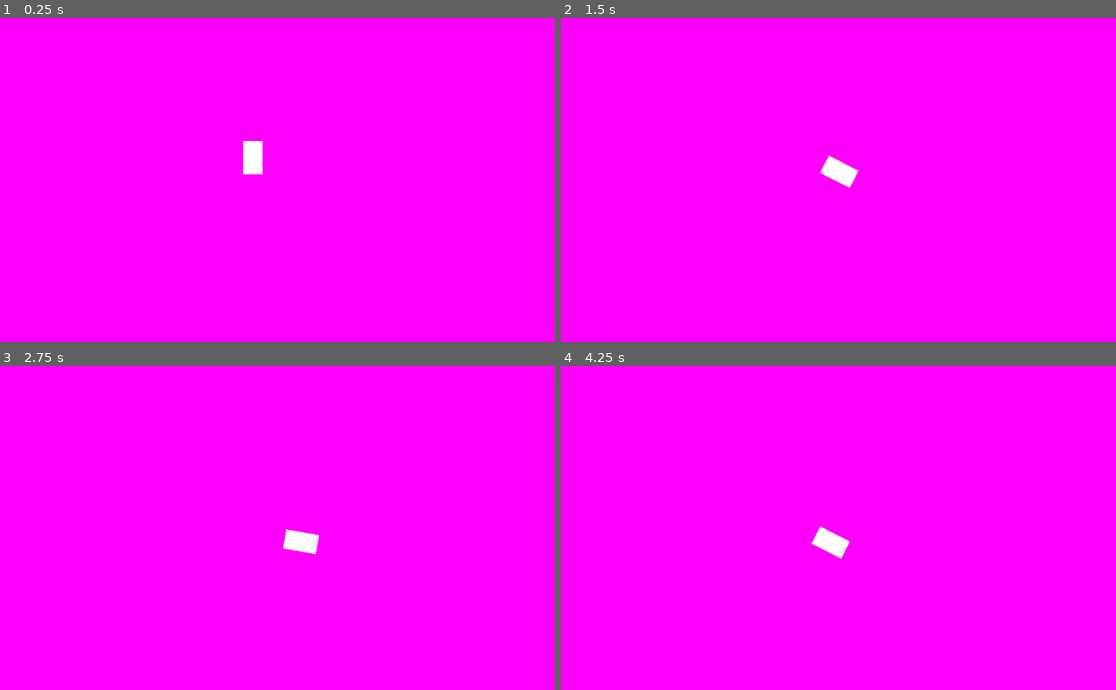
Above: before the commit, frames 1-4 (two rows, left to right).
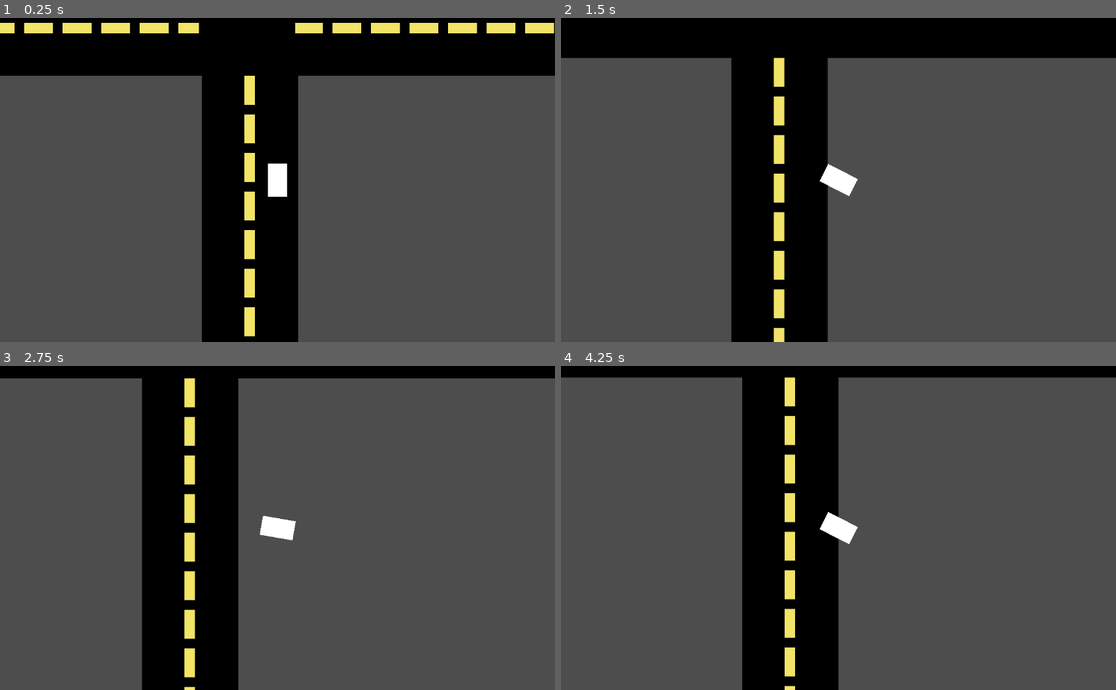
Above: after the commit, the same moments.

Repository: Chelan506/GMTKJam
Game: Godot game, scene res://main.tscn
Two runs of this game, one before a commit and one after it. Both use one fixed random seed, a clock stepped at 60 frames per second and the inputs below.
Inputs:
- Up to frame 1 (0.25 s): no input
- Up to frame 2 (1.5 s): tap Enter at 0.5 s; hold D (right) 0.53-1.28 s; hold S (decelerate) 0.53-1.28 s; hold A (left) from 1.28 s (still down); tap Space (honk) at 1.35 s
- Up to frame 3 (2.75 s): release A (left) at 2.03 s; hold D (right) from 2.03 s (still down); hold S (decelerate) from 2.03 s (still down)
- Up to frame 4 (4.25 s): release D (right) at 2.78 s; release S (decelerate) at 2.78 s; hold W (accelerate) 2.78-3.53 s; tap Space (honk) at 2.85 s; hold A (left) from 3.53 s (still down); hold S (decelerate) from 3.53 s (still down)

The runs differ from the first frame. In frame 1, 100% of the frame differs, in the area x 0-100%, y 0-100%; in frame 2, 100%; in frame 3, 100%; in frame 4, 100%.

Commit message:
Camera + basic map

Diff:
--- a/GMTKJam/car.gd
+++ b/GMTKJam/car.gd
@@ -1,7 +1,7 @@
 extends Area2D
 
 var speed = 0
-@export var speedOffset = 2;
+@export var speedOffset = 2.5;
 @export var rotationOffset = 1;
 signal honk
 
--- a/GMTKJam/car.tscn
+++ b/GMTKJam/car.tscn
@@ -17,3 +17,5 @@
 
 [node name="CollisionShape2D" type="CollisionShape2D" parent="."]
 shape = SubResource("CapsuleShape2D_o42jw")
+
+[node name="Camera2D" type="Camera2D" parent="."]
--- a/GMTKJam/main.tscn
+++ b/GMTKJam/main.tscn
@@ -1,13 +1,14 @@
 [gd_scene load_steps=3 format=3 uid="uid://d66plv6tan5u"]
 
+[ext_resource type="Texture2D" uid="uid://csyddu58w6mqu" path="res://Assets/map.png" id="1_2w3d8"]
 [ext_resource type="PackedScene" uid="uid://pkob2dcjnkfp" path="res://car.tscn" id="1_ol1d0"]
 
-[sub_resource type="PlaceholderTexture2D" id="PlaceholderTexture2D_487xf"]
-
 [node name="Background" type="TextureRect"]
-offset_right = 1152.0
-offset_bottom = 672.0
-texture = SubResource("PlaceholderTexture2D_487xf")
+offset_left = -1333.0
+offset_top = 192.0
+offset_right = 5067.0
+offset_bottom = 6592.0
+texture = ExtResource("1_2w3d8")
 
 [node name="Car" parent="." instance=ExtResource("1_ol1d0")]
-position = Vector2(525, 289)
+position = Vector2(1913, 416)
--- /dev/null
+++ b/GMTKJam/obstacle.tscn
@@ -0,0 +1,11 @@
+[gd_scene load_steps=2 format=3 uid="uid://dgqdq1ol0eox0"]
+
+[sub_resource type="RectangleShape2D" id="RectangleShape2D_0m1bv"]
+size = Vector2(156, 206)
+
+[node name="Obstacle" type="Area2D"]
+position = Vector2(225, 145)
+
+[node name="CollisionShape2D" type="CollisionShape2D" parent="."]
+position = Vector2(-1, 0)
+shape = SubResource("RectangleShape2D_0m1bv")
Binary file added: GMTKJam/Assets/map.png
Not shown, added: GMTKJam/Assets/map.png.import
Not shown, added: GMTKJam/Assets/map.xcf
